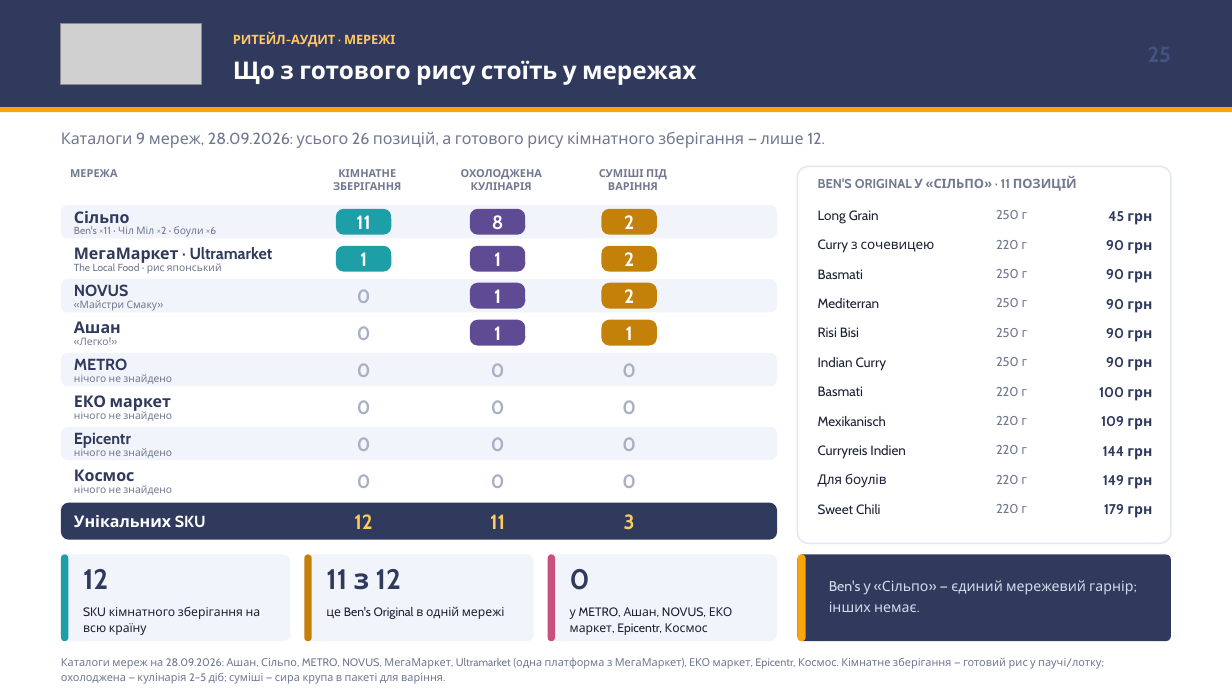
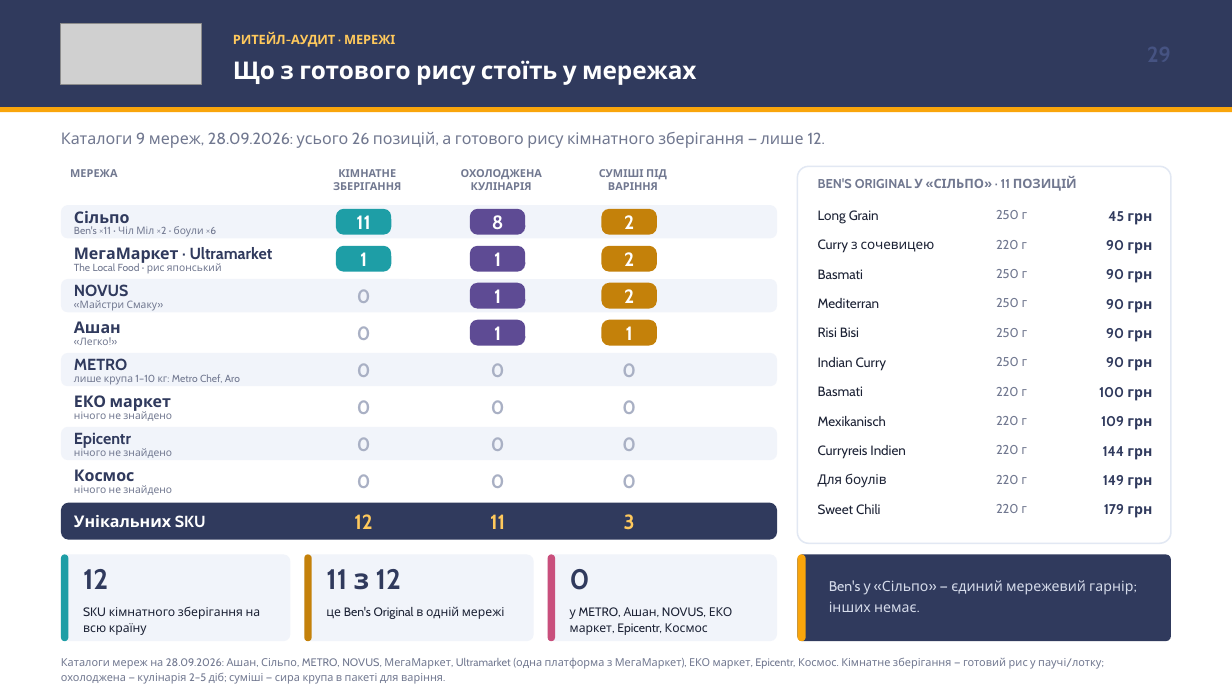
Before and after one commit to IllyaChaplygin/Chaplygin-Illya, a slide deck: slide 29 of market-research/Gotovyi_Rys_Final_v2.pptx (slide 25 before the commit). Drawn at 1232x693 pixels with LibreOffice and Linux fonts; fonts in the diff are those of the drawing; grey boxes stand for pictures. Boxes give left, top, right and bottom in pixels: in the first picture for what was removed or moved away, otherwise in the second. Text is boxed around its words. In the diff, an @@ line names an element or a change of style, - is before the commit and + after.

```diff
--- a/market-research/Gotovyi_Rys_Final_v2.pptx
+++ b/market-research/Gotovyi_Rys_Final_v2.pptx
@@ text at [74,374,240,385]: text changed @@
-нічого не знайдено
+лише крупа 1–10 кг: Metro Chef, Aro
```
Also in this commit, not shown: 26 other slides changed, 4 slides added, 6 other files.
